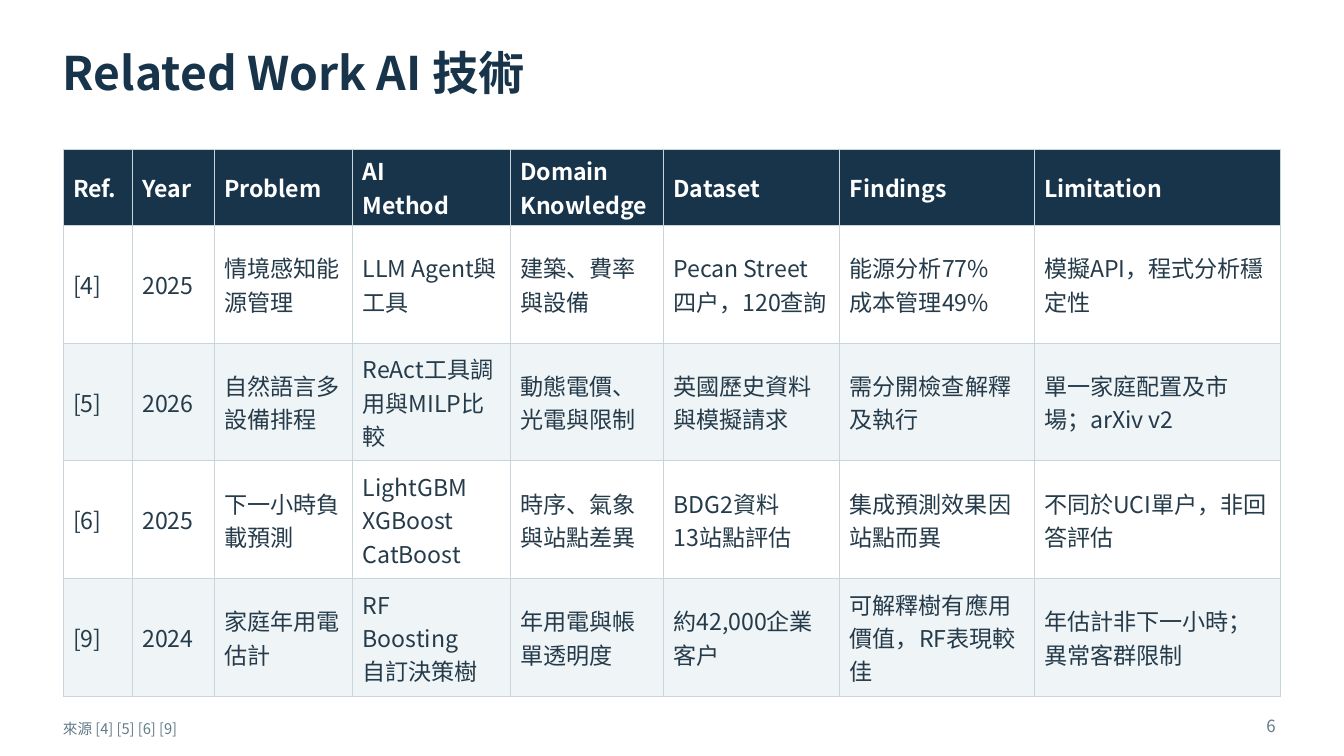
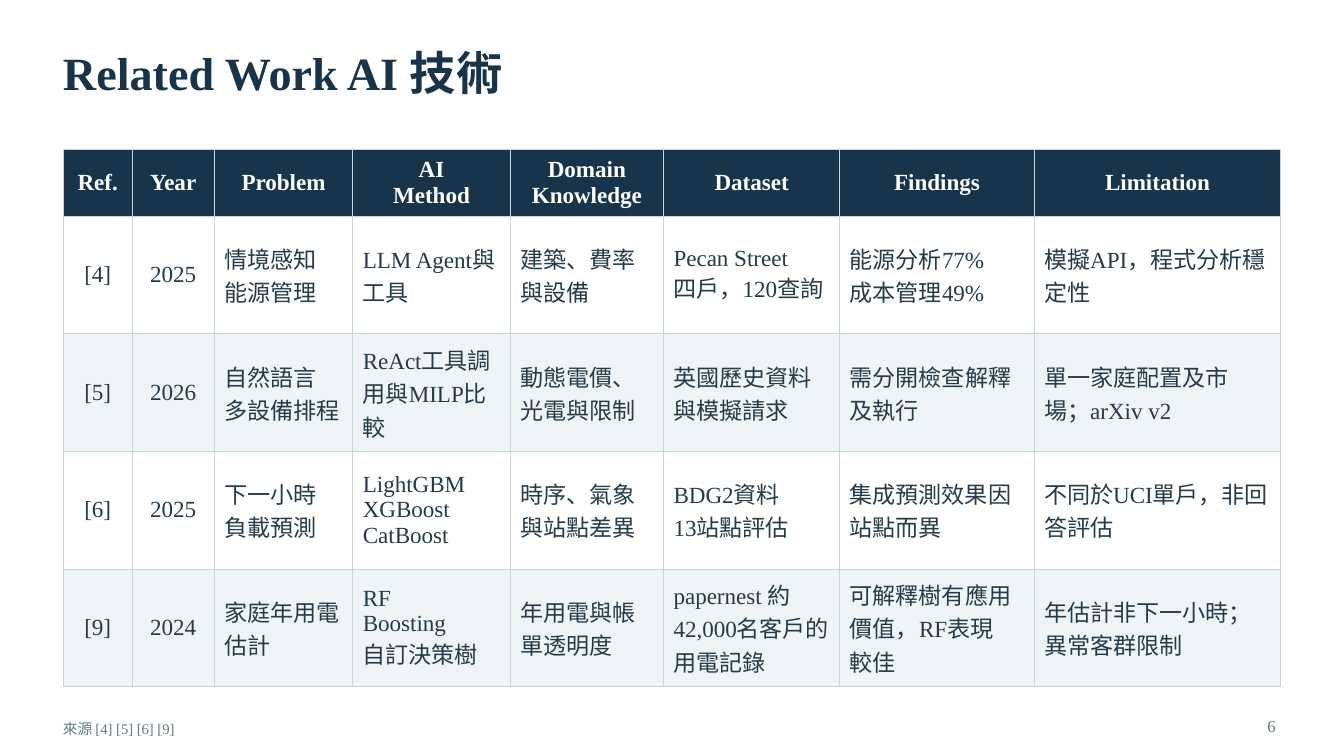
Before and after one commit to lun-09-15/AIoT_Final_Proj, a slide deck: slide 6 of deliverables/Energy_Detective_Proposal.pptx. Drawn at 1344x756 pixels with LibreOffice and Linux fonts; fonts in the diff are those of the drawing. Boxes give left, top, right and bottom in pixels: in the first picture for what was removed or moved away, otherwise in the second. Text is boxed around its words. In the diff, an @@ line names an element or a change of style, - is before the commit and + after.

```diff
--- a/deliverables/Energy_Detective_Proposal.pptx
+++ b/deliverables/Energy_Detective_Proposal.pptx
@@ table at (x1=63, y1=149, x2=1281, y2=687) @@
-row 2, column 3: 情境感知能源管理
+row 2, column 3: 情境感知 / 能源管理
-row 3, column 3: 自然語言多設備排程
+row 3, column 3: 自然語言 / 多設備排程
-row 4, column 3: 下一小時負載預測
+row 4, column 3: 下一小時 / 負載預測
-row 5, column 6: 約42,000企業客戶
+row 5, column 6: papernest 約42,000名客戶的用電記錄
-row 5, column 7: 可解釋樹有應用價值，RF表現較佳
+row 5, column 7: 可解釋樹有應用價值，RF表現 / 較佳
@@ font Noto Sans CJK TC to Times New Roman in "Ref.", "Year", "Problem", "AI" and 40 more places @@
@@ alignment left to centre @@
@@ font Noto Sans CJK TC to Times New Roman in 3 elements at (x1=63, y1=50, x2=502, y2=94), (x1=63, y1=722, x2=174, y2=736), (x1=1267, y1=721, x2=1275, y2=732) @@
```
Also in this commit, not shown: 18 other slides changed, 14 other files.
